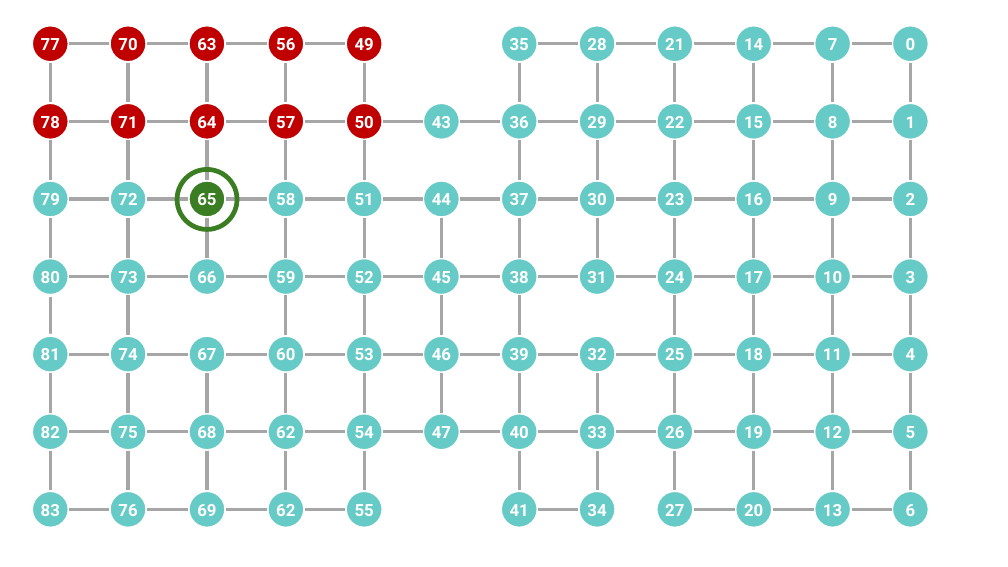
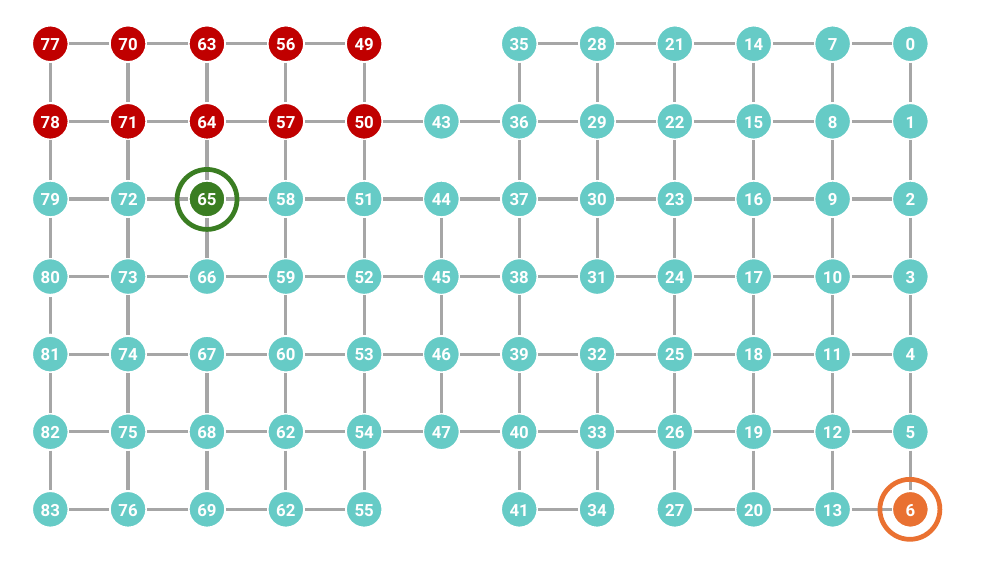
Before and after one commit to caslab-code/qc-qbraid-introduction, a slide deck: slide 1 of examples/images/src/cnot-crosstalk-example-on-ankaa-3-topology.pptx. Drawn at 1008x567 pixels with LibreOffice and Linux fonts; fonts in the diff are those of the drawing. Boxes give left, top, right and bottom in pixels: in the first picture for what was removed or moved away, otherwise in the second. Text is boxed around its words. In the diff, an @@ line names an element or a change of style, - is before the commit and + after.

```diff
--- a/examples/images/src/cnot-crosstalk-example-on-ankaa-3-topology.pptx
+++ b/examples/images/src/cnot-crosstalk-example-on-ankaa-3-topology.pptx
@@ ellipse added at [880,479,940,539], outline #EA7131 4.5 pt @@
@@ ellipse "6" at [892,491,929,529]: fill #66CBC6 to #E97132 @@
```
Also in this commit, not shown: 3 other files.
